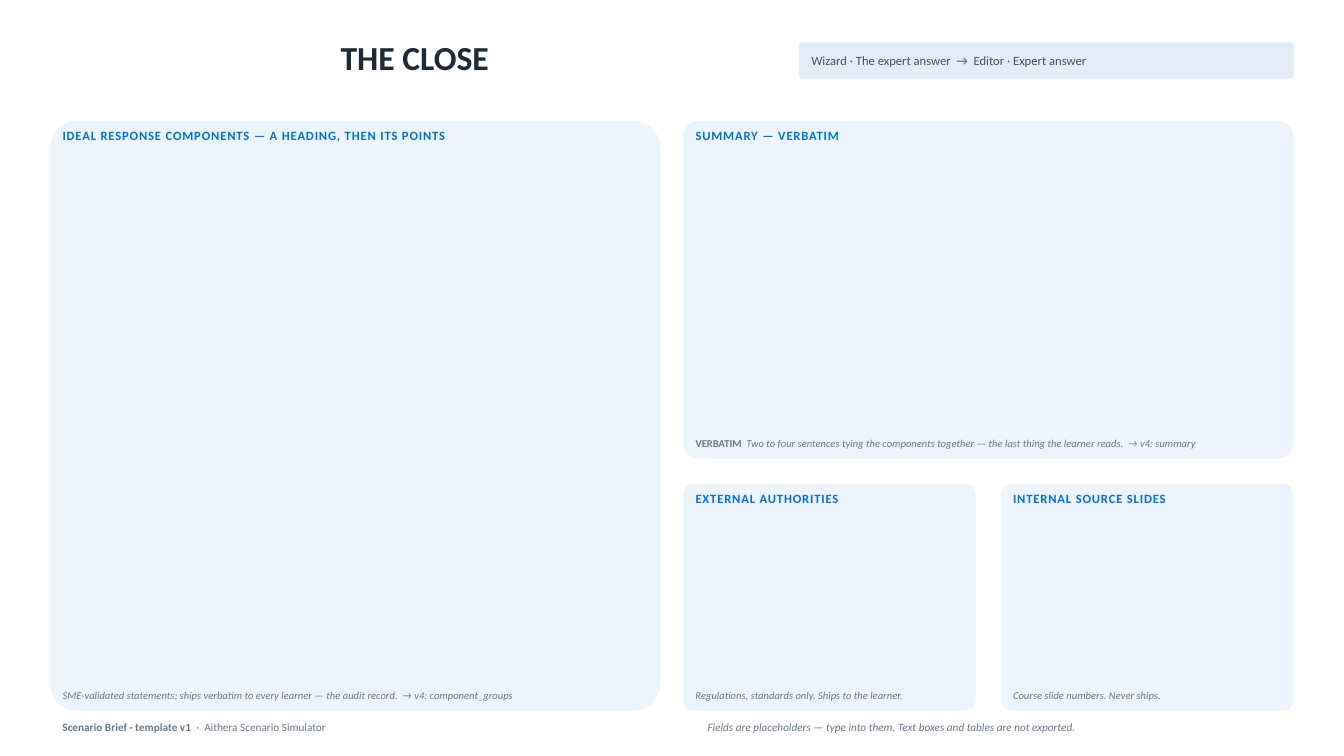
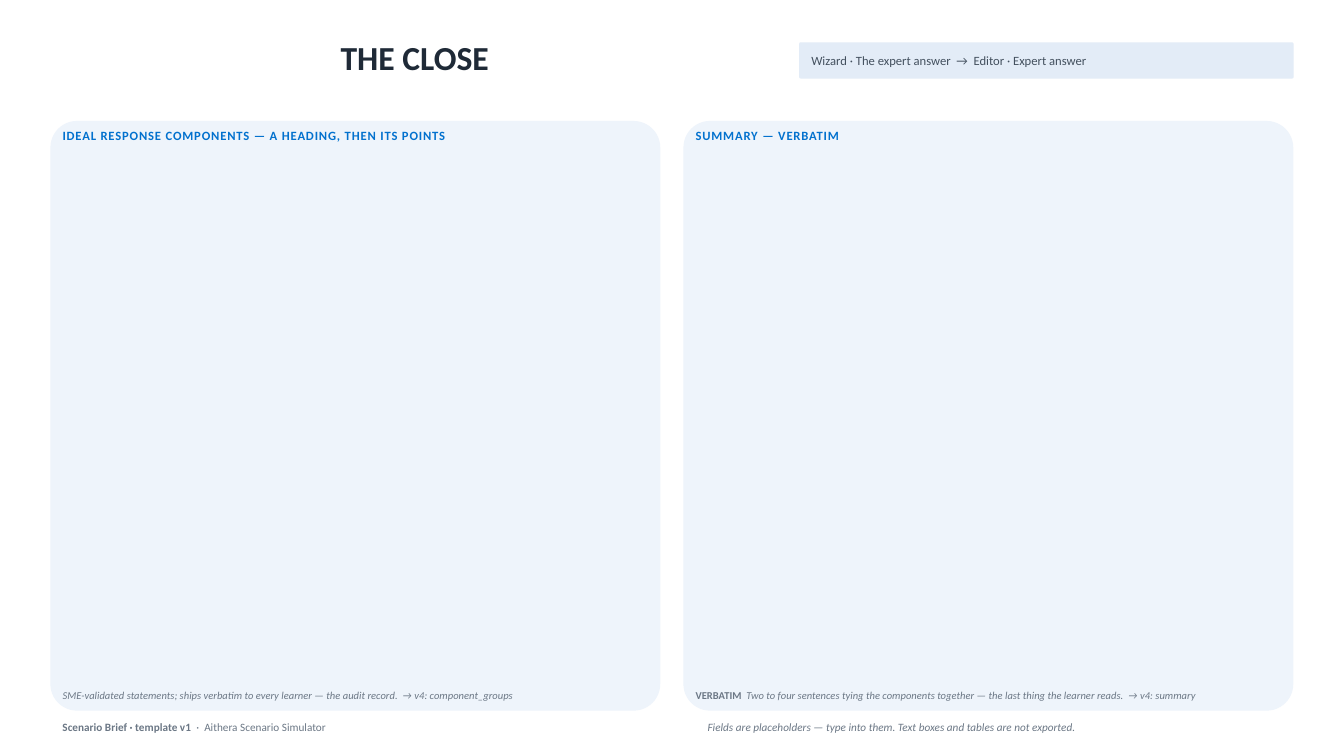
Before and after one commit to chris-alvarez-ctr-vectorsolutions/aithera, a slide deck: slide 10 of products/aithera/scenario-simulator/docs/templates/scenario-brief-template.pptx. Drawn at 1344x756 pixels with LibreOffice and Linux fonts; fonts in the diff are those of the drawing. Boxes give left, top, right and bottom in pixels: in the first picture for what was removed or moved away, otherwise in the second. Text is boxed around its words. In the diff, an @@ line names an element or a change of style, - is before the commit and + after.

```diff
--- a/products/aithera/scenario-simulator/docs/templates/scenario-brief-template.pptx
+++ b/products/aithera/scenario-simulator/docs/templates/scenario-brief-template.pptx
@@ rounded rectangle: place and size @@
-rounded rectangle at [684, 121, 1294, 459]
+rounded rectangle at [684, 121, 1294, 711]
@@ rounded rectangle removed at [684, 484, 976, 711] @@
@@ text removed at [696, 494, 839, 503] @@
-EXTERNAL AUTHORITIES
@@ rounded rectangle removed at [1001, 484, 1294, 711] @@
@@ text removed at [1013, 494, 1166, 503] @@
-INTERNAL SOURCE SLIDES
@@ text "VERBATIM Two to four sentences ...": place and size @@
-text "VERBATIM Two to four sentences ..." at [696, 440, 1195, 449]
+text "VERBATIM Two to four sentences ..." at [696, 692, 1195, 701]
@@ text removed at [695, 692, 902, 701] @@
-Regulations, standards only. Ships to the learner.
@@ text removed at [1013, 692, 1161, 701] @@
-Course slide numbers. Never ships.
```
Also in this commit, not shown: 7 other slides changed, 1 slide added, 1 slide removed, 19 other files.
